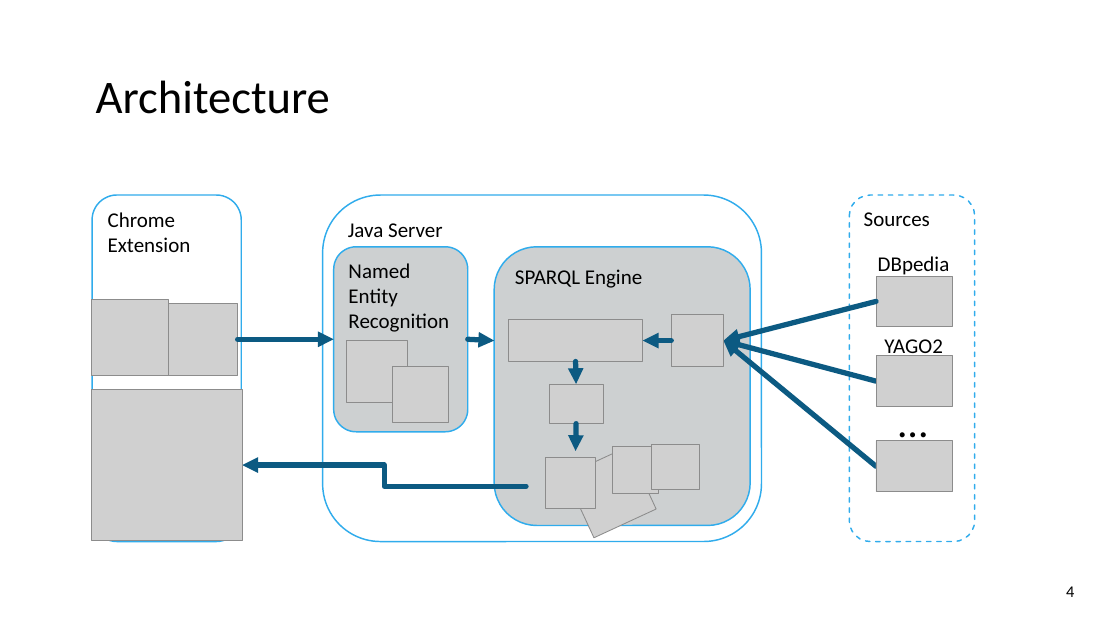
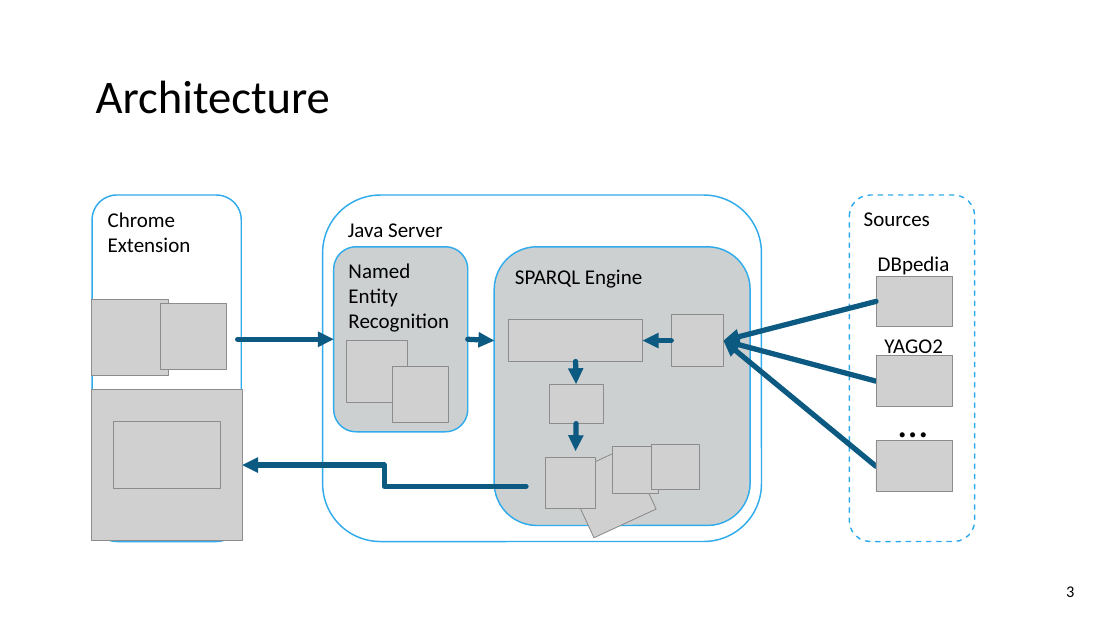
Before and after one commit to ofrendo/SemanticWebTechnologies, a slide deck: slide 3 of ProjectPresentation/EntityAnnotation.pptx (slide 4 before the commit). Drawn at 1120x630 pixels with LibreOffice and Linux fonts; fonts in the diff are those of the drawing; grey boxes stand for pictures; background and template pictures are left out. Boxes give left, top, right and bottom in pixels: in the first picture for what was removed or moved away, otherwise in the second. Text is boxed around its words. In the diff, an @@ line names an element or a change of style, - is before the commit and + after.

```diff
--- a/ProjectPresentation/EntityAnnotation.pptx
+++ b/ProjectPresentation/EntityAnnotation.pptx
@@ picture: place and size @@
-picture at box(166, 303, 238, 376)
+picture at box(160, 304, 227, 370)
@@ picture added at box(113, 421, 220, 488) @@
@@ page number at box(1066, 586, 1074, 597): text changed @@
-4
+3
```
Also in this commit, not shown: 1 other slide changed, 1 slide added.
